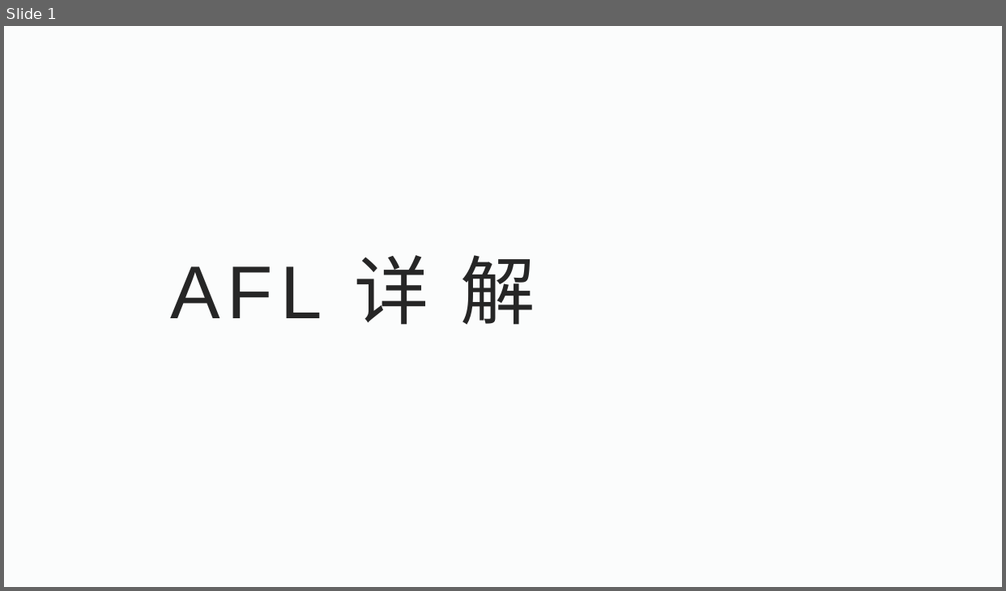
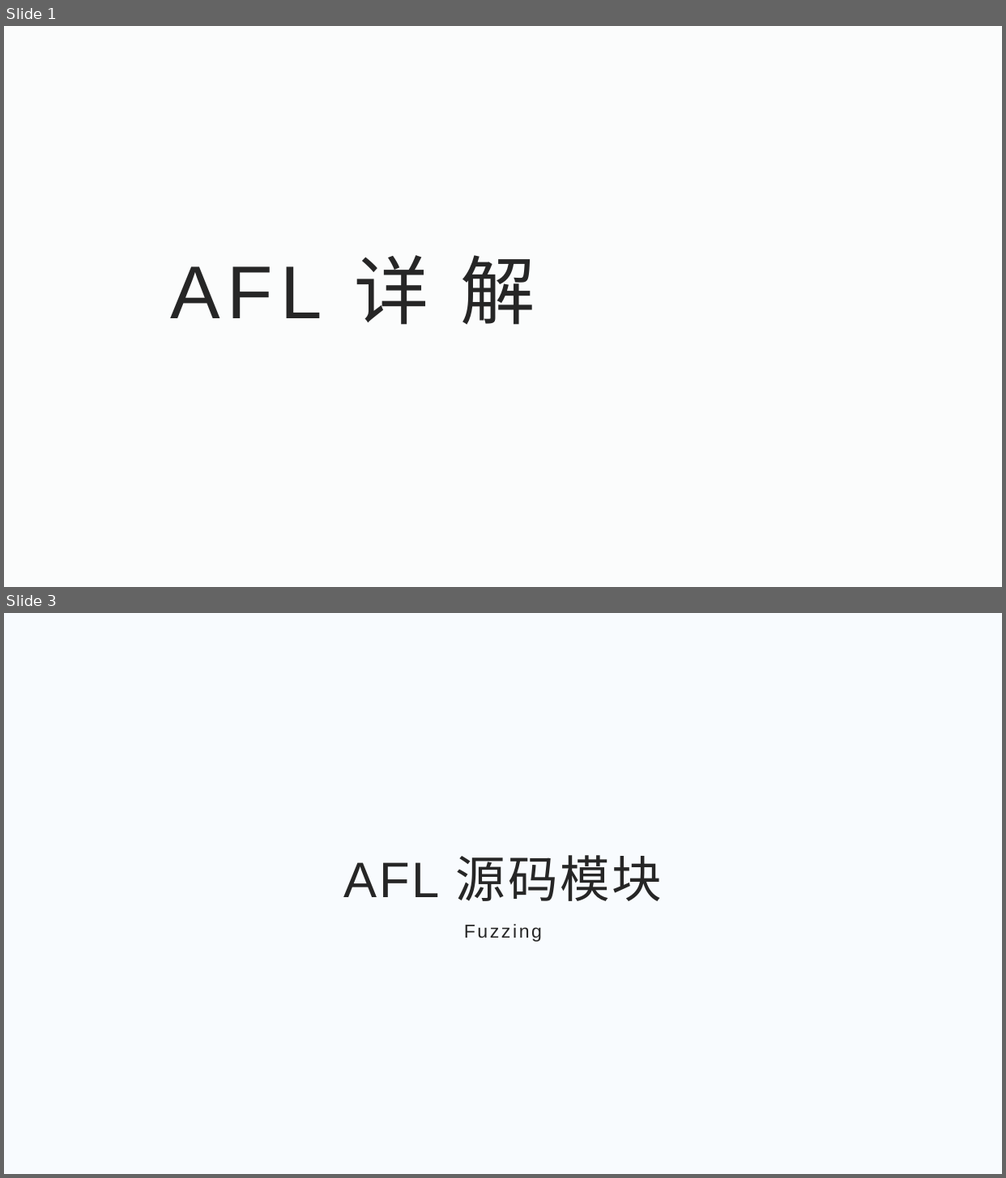
Before and after one commit to WayneDevMaze/Fuzzing-Introduction, a slide deck: Part2-AFL-pattern/AFL详解.pptx. Shown one above the other, each under a label of ours: slide 1 before the commit, slides 1 and 3 after it; the slides between them are not shown. The pictures are 1006x591 and 1006x1178 pixels, drawn with LibreOffice and Linux fonts; fonts in the diff are those of the drawing; background and template pictures are left out. Boxes give left, top, right and bottom in pixels: in the first picture for what was removed or moved away, otherwise in the second. Text is boxed around its words. In the diff, an @@ line names an element or a change of style, - is before the commit and + after.

```diff
--- a/Part2-AFL-pattern/AFL详解.pptx
+++ b/Part2-AFL-pattern/AFL详解.pptx
@@ slide 3 added at (x1=4, y1=613, x2=1002, y2=1174), background #F8FBFE @@
@@ title added at (x1=344, y1=855, x2=662, y2=901), 48 pt, text #262626 @@
+AFL 源码模块
@@ subtitle added at (x1=464, y1=924, x2=542, y2=942), 18 pt, text #262626 @@
+Fuzzing
```
Also in this commit, not shown: 1 slide changed, 12 other slides added, 1 other file.
